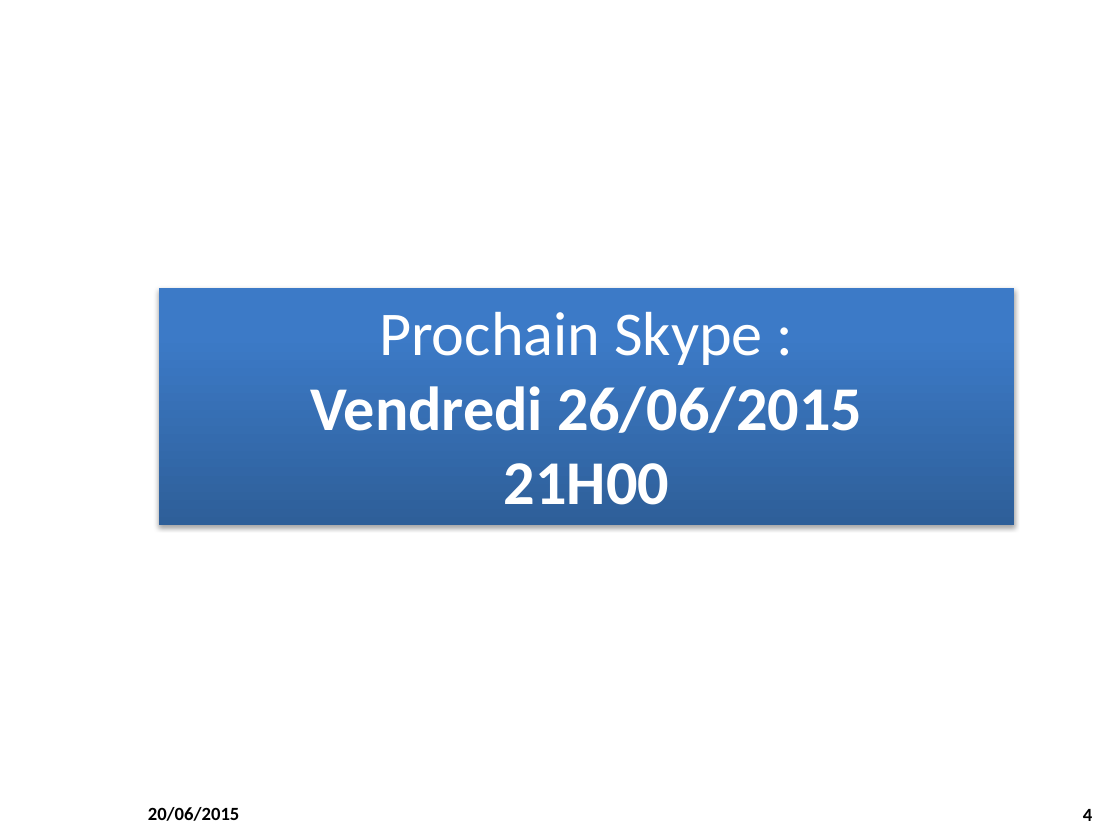
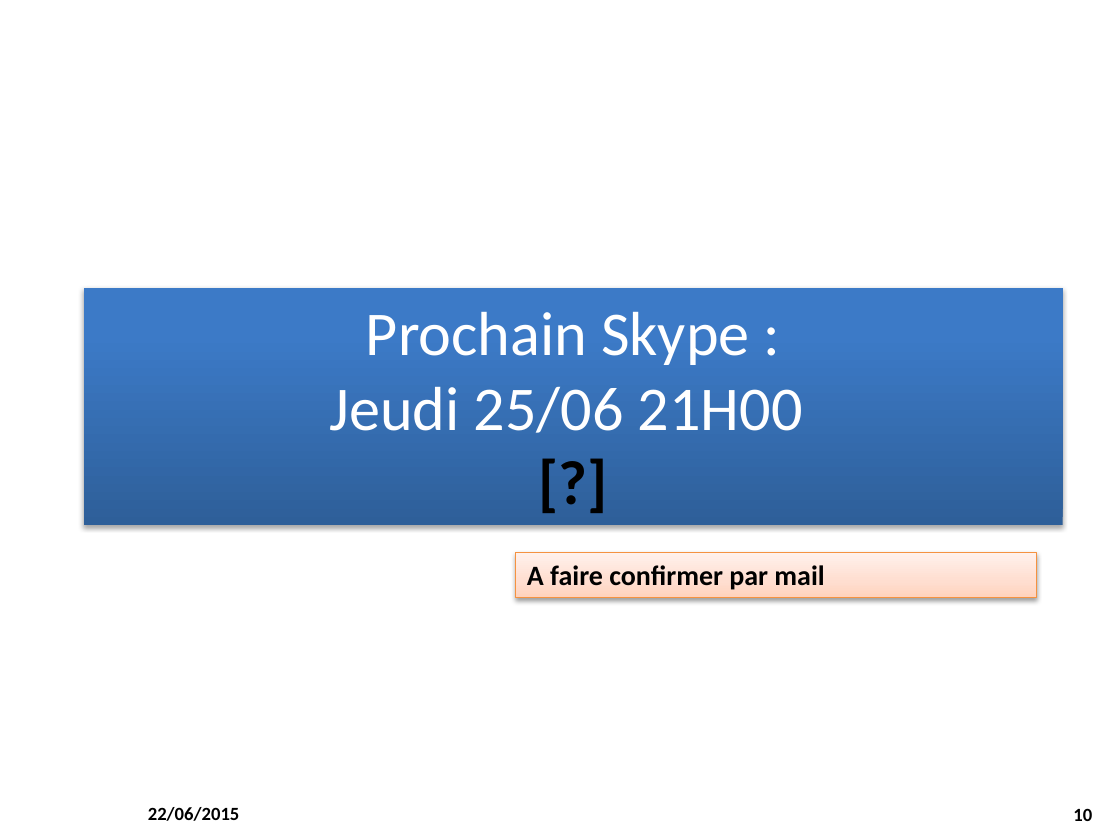
Before and after one commit to M2SIID-ODE/Projet_ODE, a slide deck: slide 10 of Documentation/4 - Suivi projet/Point_Equipe_2015-06_22.pptx (slide 4 before the commit). Drawn at 1120x840 pixels with LibreOffice and Linux fonts; fonts in the diff are those of the drawing; background and template pictures are left out. Boxes give left, top, right and bottom in pixels: in the first picture for what was removed or moved away, otherwise in the second. Text is boxed around its words. In the diff, an @@ line names an element or a change of style, - is before the commit and + after.

```diff
--- a/Documentation/4 - Suivi projet/Point_Equipe_2015-06_22.pptx
+++ b/Documentation/4 - Suivi projet/Point_Equipe_2015-06_22.pptx
@@ rectangle "Prochain Skype :": place and size @@
-rectangle "Prochain Skype :" at box(159, 288, 1015, 525)
+rectangle "Prochain Skype :" at box(84, 288, 1063, 525)
@@ text in rectangle at box(330, 387, 803, 433): text changed; bold off @@
-Vendredi 26/06/2015
-21H00
+Jeudi 25/06 21H00
+[?]
@@ rectangle added at box(516, 552, 1037, 597), fill gradient #FFD2BD to #FFDED0 to #FFF2ED, outline #F69240 0.75 pt, 18 pt, text #000000, bold @@
+A faire confirmer par mail
@@ text at box(148, 807, 240, 821): text changed @@
-20/06/2015
+22/06/2015
@@ page number at box(1073, 808, 1092, 821): text changed @@
-4
+10
```
Also in this commit, not shown: 3 other slides changed, 6 slides added, 2 slides removed.
